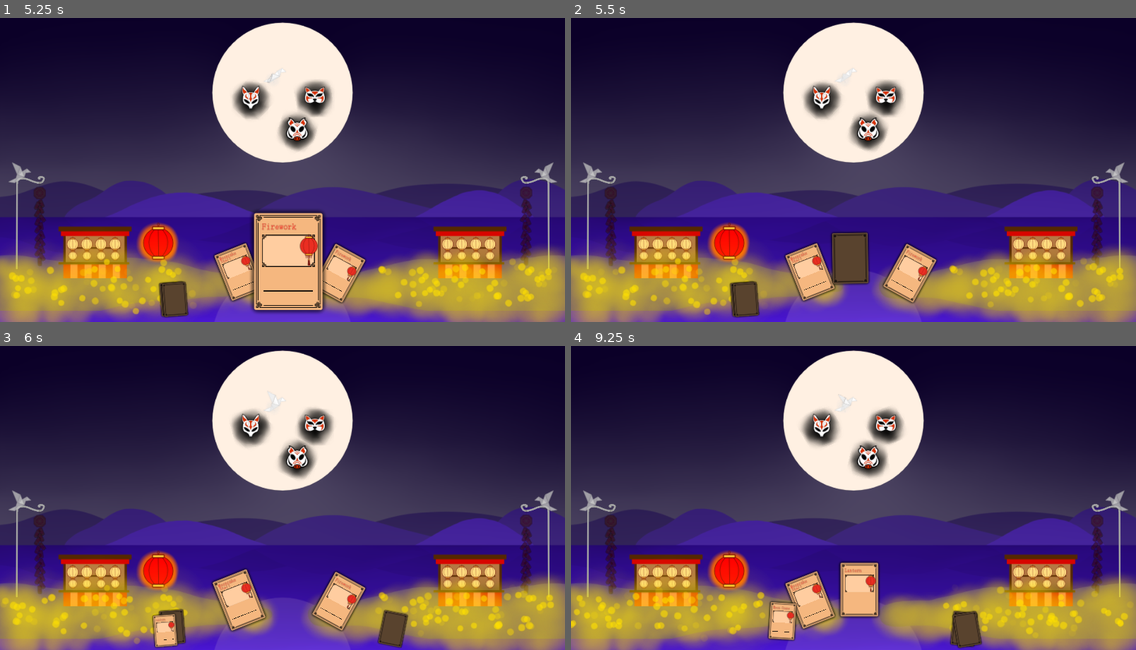
Above: before the commit, frames 1-4 (two rows, left to right).
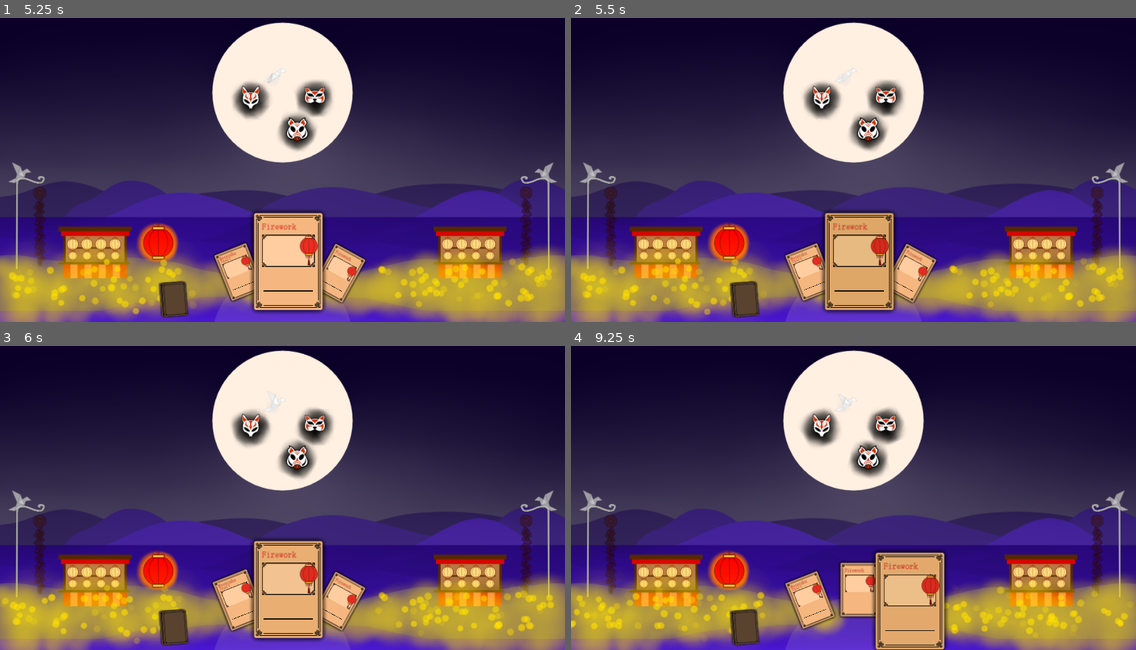
Above: after the commit, the same moments.

Repository: CiaranWoodward/LD52
Game: Godot game, scene res://Level/Level.tscn
Same seed, same stepped clock (60 frames per second), same inputs: the game is played once before the commit and once after it.
Inputs (mouse positions are in pixels of both pictures, inside the frame that each line leads up to):
- Up to frame 1 (5.25 s): drag from (423, 303) to (339, 94) at 0.52 s; drag from (169, 297) to (254, 227) at 1.27 s; move the mouse to (175, 297) at 2.02 s; tap Down (scroll_down) at 2.1, 5.1 s; click (175, 297) at 2.17 s; tap Enter at 2.75 s; drag from (175, 297) to (288, 261) at 2.77 s; drag from (237, 270) to (310, 163) at 3.52 s; drag from (237, 270) to (197, 84) at 4.27 s; move the mouse to (288, 261) at 5.02 s; click (288, 261) at 5.17 s
- Up to frame 2 (5.5 s): no input
- Up to frame 3 (6 s): drag from (175, 625) to (395, 628) at 5.77 s
- Up to frame 4 (9.25 s): drag from (859, 589) to (910, 422) at 6.52 s; drag from (910, 601) to (740, 625) at 7.27 s; move the mouse to (910, 601) at 8.02 s; tap Down (scroll_down) at 8.1 s; click (910, 601) at 8.17 s; drag from (966, 628) to (859, 589) at 8.77 s

Frame 1 is identical in both runs. In frame 2, 4.5% of the frame differs, in the area x 44-58%, y 63-98%; in frame 3, 5.5%; in frame 4, 6.2%, in the area x 28-73%, y 66-100%.

Commit message:
Add latern deploying logic

Diff:
--- /dev/null
+++ b/Abilities/Lantern.gd
@@ -0,0 +1,18 @@
+extends KinematicBody2D
+
+export var active = true
+export var speed = -50
+
+# Called when the node enters the scene tree for the first time.
+func _ready() -> void:
+	if !active:
+		collision_layer = 0
+		collision_mask = 0
+
+# Called every frame. 'delta' is the elapsed time since the previous frame.
+func _process(delta: float) -> void:
+	if !active:
+		return
+	var col = move_and_collide(Vector2(0, speed)*delta)
+	if col:
+		print("We hit!")
--- a/Abilities/Lantern.tscn
+++ b/Abilities/Lantern.tscn
@@ -1,22 +1,22 @@
-[gd_scene load_steps=4 format=2]
+[gd_scene load_steps=6 format=2]
 
 [ext_resource path="res://Graphics/Abilities/lantern0000.png" type="Texture" id=1]
 [ext_resource path="res://Graphics/Abilities/lanternglow0000.png" type="Texture" id=2]
+[ext_resource path="res://Utils/GlowParent.tscn" type="PackedScene" id=3]
+[ext_resource path="res://Abilities/Lantern.gd" type="Script" id=4]
 
-[sub_resource type="CapsuleShape2D" id=1]
-radius = 90.0
-height = 26.0
+[sub_resource type="CircleShape2D" id=1]
+radius = 66.0681
 
-[node name="Lantern" type="Node2D"]
+[node name="Lantern" type="KinematicBody2D"]
+script = ExtResource( 4 )
 
-[node name="KinematicBody2D" type="KinematicBody2D" parent="."]
-visible = false
-
-[node name="CollisionShape2D" type="CollisionShape2D" parent="KinematicBody2D"]
+[node name="CollisionShape2D" type="CollisionShape2D" parent="."]
 position = Vector2( 0, -9 )
 shape = SubResource( 1 )
 
 [node name="Lantern" type="Sprite" parent="."]
+scale = Vector2( 0.5, 0.5 )
 texture = ExtResource( 1 )
 
 [node name="Glow" type="Sprite" parent="Lantern"]
@@ -24,3 +24,8 @@
 show_behind_parent = true
 scale = Vector2( 1.1, 1.1 )
 texture = ExtResource( 2 )
+
+[node name="GlowParent" parent="Lantern/Glow" instance=ExtResource( 3 )]
+period = 2.0
+color = Color( 1, 1, 1, 1 )
+color2 = Color( 0.941176, 0.588235, 0.407843, 0.447059 )
--- /dev/null
+++ b/Abilities/LanternOverlay.gd
@@ -0,0 +1,33 @@
+extends Node2D
+
+var lantern_scene = preload("res://Abilities/Lantern.tscn")
+
+# Called when the node enters the scene tree for the first time.
+func _ready() -> void:
+	global_position = Vector2.ZERO
+	visible = false
+	Global.connect("change_selected_card", self, "_selected_card_changed")
+
+# Called every frame. 'delta' is the elapsed time since the previous frame.
+func _process(delta: float) -> void:
+	if !visible:
+		return
+	global_position.x = get_viewport().get_mouse_position().x - 38
+
+func _unhandled_input(event):
+	if !visible:
+		return
+	if event is InputEventMouseButton:
+		if !event.pressed and event.button_index == BUTTON_LEFT && is_lantern_selected():
+			#Release the balloon
+			var new_lantern = lantern_scene.instance()
+			get_parent().add_child(new_lantern)
+			new_lantern.global_position = $Lantern.global_position
+			if is_instance_valid(Global.hud):
+				Global.hud.discard(Global.selected_card)
+
+func _selected_card_changed(_old, new):
+		visible = is_lantern_selected()
+
+func is_lantern_selected() -> bool:
+	return is_instance_valid(Global.selected_card) && Global.selected_card.card_type() == Global.CardType.LANTERN
--- a/Abilities/LanternOverlay.tscn
+++ b/Abilities/LanternOverlay.tscn
@@ -1,16 +1,24 @@
-[gd_scene load_steps=3 format=2]
+[gd_scene load_steps=5 format=2]
 
 [ext_resource path="res://Abilities/Lantern.tscn" type="PackedScene" id=1]
 [ext_resource path="res://Graphics/e0000.png" type="Texture" id=2]
+[ext_resource path="res://Abilities/LanternOverlay.gd" type="Script" id=3]
+[ext_resource path="res://Utils/GlowParent.tscn" type="PackedScene" id=4]
 
 [node name="LanternOverlay" type="Node2D"]
+script = ExtResource( 3 )
+
+[node name="Lantern" parent="." instance=ExtResource( 1 )]
+position = Vector2( 37, 893.002 )
+scale = Vector2( 1, 1.00345 )
+active = false
 
 [node name="Sprite" type="Sprite" parent="."]
 self_modulate = Color( 0.772549, 0.772549, 0.772549, 0.305882 )
-scale = Vector2( 0.0800002, 1.00345 )
+scale = Vector2( 0.04, 0.857407 )
 texture = ExtResource( 2 )
 centered = false
 
-[node name="Lantern" parent="Sprite" instance=ExtResource( 1 )]
-position = Vector2( 924.998, 889.932 )
-scale = Vector2( 12.5, 1 )
+[node name="GlowParent" parent="Sprite" instance=ExtResource( 4 )]
+scale = Vector2( 0.08, 0.08 )
+period = 0.3
--- a/Cards/Card.gd
+++ b/Cards/Card.gd
@@ -47,6 +47,7 @@
 	add_child(reseatTween)
 	set_active(is_active)
 	Global.connect("unhovered_card", self, "_other_card_unhovered")
+	Global.connect("change_selected_card", self, "_changed_selected_card")
 	if editor_placed_card:
 		set_type(editor_card_type)
 
@@ -73,6 +74,9 @@
 	$Scaler/CardFront.add_child(newtype)
 	typeobj = newtype
 
+func card_type():
+	return typeobj.card_type()
+
 func get_type():
 	return typeobj.card_type()
 
@@ -87,6 +91,9 @@
 
 func upgrade_level():
 	return typeobj.upgrade_level
+
+func _changed_selected_card(_old, new):
+	$Scaler/GlowParent.active = (new == self)
 
 func set_active(active: bool):
 	is_active = active
@@ -130,6 +137,7 @@
 	reseat_callback = callback
 	var reseatTime = rand_range(reseatTimeLow, reseatTimeHigh)
 	set_mousehover_ignore(true)
+	Global.unselect_card(self)
 	reseatTween.stop_all()
 	reseatTween.interpolate_property(self, "global_scale", global_scale, target.global_scale, reseatTime, reseatTrans, reseatEase, delay)
 	reseatTween.interpolate_property(self, "global_position", global_position, target.global_position + offset, reseatTime, reseatTrans, reseatEase, delay)
@@ -160,11 +168,11 @@
 				moused_down = true
 			else:
 				if moused_down:
-					$SoundClick.pitch_scale = rand_range(1, 1.1)
-					$SoundClick.play()
 					emit_signal("card_clicked", self)
-					if selectable && Global.selected_card != self:
+					if selectable && Global.selected_card != self && is_active:
 						Global.selected_card = self
+						$SoundClick.pitch_scale = rand_range(1, 1.1)
+						$SoundClick.play()
 					else:
 						Global.selected_card = null
 				moused_down = false
--- a/Cards/Card.tscn
+++ b/Cards/Card.tscn
@@ -6,6 +6,7 @@
 [ext_resource path="res://Graphics/Cards/spiriticon0000.png" type="Texture" id=4]
 [ext_resource path="res://Sounds/Card Soft Place.wav" type="AudioStream" id=5]
 [ext_resource path="res://Sounds/Card Place.wav" type="AudioStream" id=6]
+[ext_resource path="res://Utils/GlowParent.tscn" type="PackedScene" id=7]
 [ext_resource path="res://Graphics/Cards/shadow0000.png" type="Texture" id=14]
 
 [sub_resource type="RectangleShape2D" id=2]
@@ -21,6 +22,11 @@
 script = ExtResource( 1 )
 
 [node name="Scaler" type="Node2D" parent="."]
+
+[node name="GlowParent" parent="Scaler" instance=ExtResource( 7 )]
+scale = Vector2( 0.08, 0.08 )
+period = 0.3
+active = false
 
 [node name="Shadow" type="Sprite" parent="Scaler"]
 self_modulate = Color( 1, 1, 1, 0.607843 )
--- a/Global.gd
+++ b/Global.gd
@@ -15,6 +15,7 @@
 var selected_card = null setget set_selected_card
 
 var deck = []
+var hud = null
 
 enum CardType {DRAGON, FIREWORK, FIRECRACKER, LANTERN, LIGHT_STALL, CAKE_STALL, CRANE}
 
--- a/Level/Level.tscn
+++ b/Level/Level.tscn
@@ -21,6 +21,7 @@
 [ext_resource path="res://Enemies/Cat.tscn" type="PackedScene" id=19]
 [ext_resource path="res://Enemies/Fox.tscn" type="PackedScene" id=20]
 [ext_resource path="res://Enemies/Pig.tscn" type="PackedScene" id=21]
+[ext_resource path="res://Abilities/LanternOverlay.tscn" type="PackedScene" id=22]
 
 [sub_resource type="Gradient" id=1]
 offsets = PoolRealArray( 6.60012e-43, 0.150838, 0.659218, 1 )
@@ -359,6 +360,9 @@
 [node name="SpiritLantern" parent="Background/Landscape/Land" instance=ExtResource( 7 )]
 position = Vector2( -422, 322 )
 scale = Vector2( 0.5, 0.5 )
+
+[node name="LanternOverlay" parent="." instance=ExtResource( 22 )]
+position = Vector2( 960, 540 )
 
 [node name="Crowd" type="Node2D" parent="."]
 modulate = Color( 1, 0.901961, 0, 1 )
--- a/Level/UI/HUD.gd
+++ b/Level/UI/HUD.gd
@@ -6,6 +6,7 @@
 
 # Called when the node enters the scene tree for the first time.
 func _ready() -> void:
+	Global.hud = self
 	_draw.connect("cards_added", self, "_draw_replaced")
 	add_fresh_deck_to_discard_pile()
 
@@ -18,7 +19,7 @@
 	# Then prepare and store the global deck in the discard pile
 	_discard.spawn_global_deck()
 
-	# Connect the click
+	# Connect the click (We can remove this if we don't use it...)
 	for card in Global.deck:
 		card.connect("card_clicked", self, "card_clicked")
 
@@ -26,7 +27,7 @@
 	replace_draw()
 
 func card_clicked(card):
-	discard(card)
+	pass
 
 func discard(card):
 	card.is_active = false
--- a/Utils/GlowParent.gd
+++ b/Utils/GlowParent.gd
@@ -2,6 +2,7 @@
 
 export var period = 0.5
 export var color = Color(0.9, 0.9, 0.8)
+export var color2 = Color(1,1,1)
 export var active = true setget set_active
 
 onready var glow_tween = Tween.new()
@@ -16,10 +17,14 @@
 	if newval == active:
 		return
 	active = newval
+	if !is_instance_valid(glow_tween):
+		return
 	if active:
 		GlowUp()
 	else:
 		glow_tween.stop_all()
+		glow_tween.remove_all()
+		get_parent().modulate = color2
 
 func GlowUp():
 	var p = get_parent()
@@ -31,6 +36,6 @@
 func GlowDown():
 	var p = get_parent()
 	glow_tween.stop_all()
-	glow_tween.interpolate_property(p, "modulate", p.modulate, Color.white, period, Tween.TRANS_SINE, Tween.EASE_IN_OUT)
+	glow_tween.interpolate_property(p, "modulate", p.modulate, color2, period, Tween.TRANS_SINE, Tween.EASE_IN_OUT)
 	glow_tween.interpolate_callback(self, period, "GlowUp")
 	glow_tween.start()
--- a/project.godot
+++ b/project.godot
@@ -70,6 +70,9 @@
 [layer_names]
 
 2d_physics/layer_1="MouseInteraction"
+2d_physics/layer_2="PlayerAttacks"
+2d_physics/layer_3="Enemies"
+2d_physics/layer_4="Moon"
 
 [physics]
 
Not shown: 1 places in Cards/Card.tscn that only renumber resources
Not shown: 1 places in Level/Level.tscn that only renumber resources
